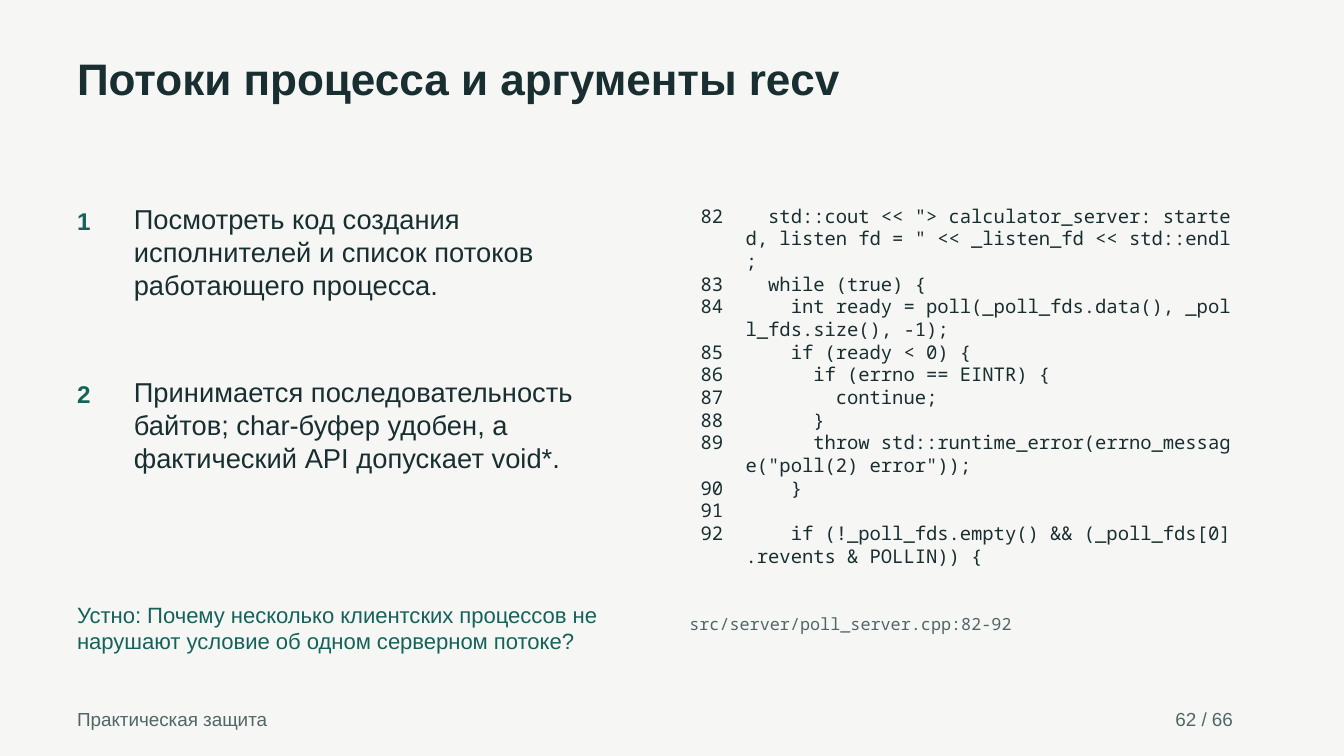
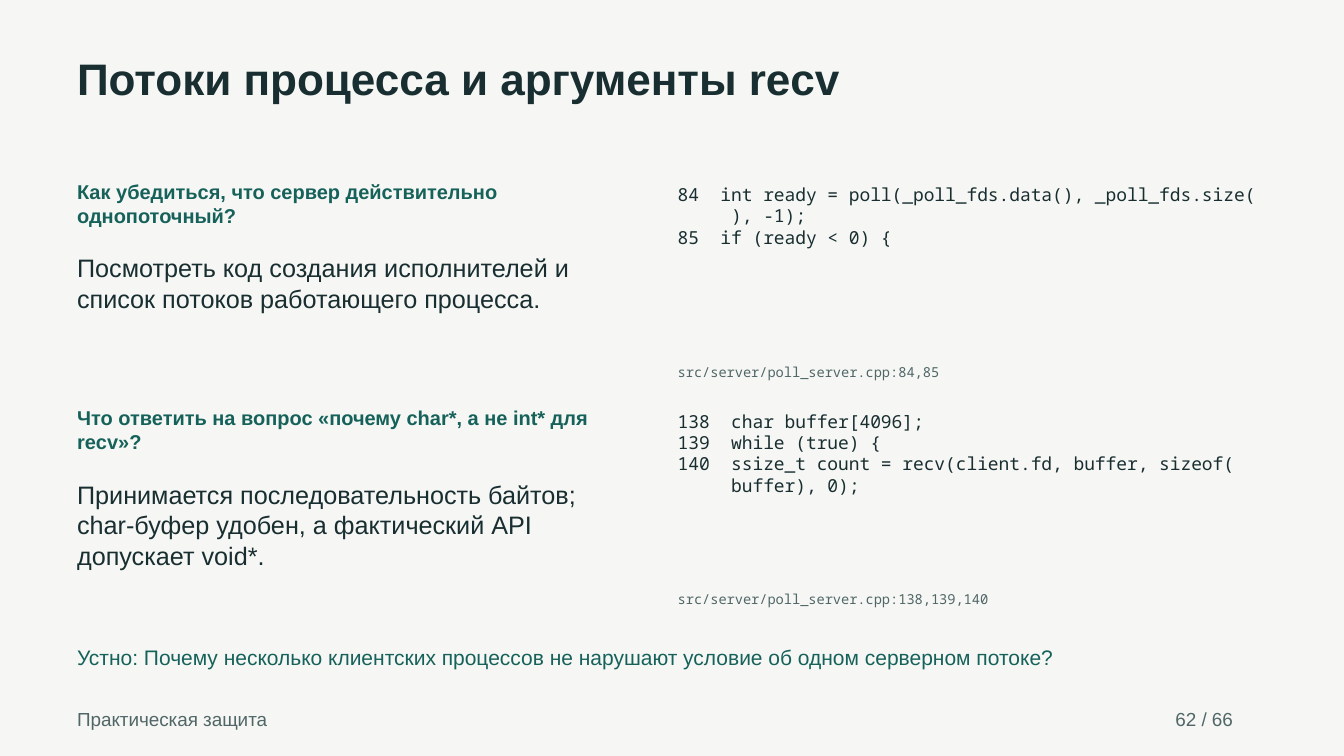
Before and after one commit to AlexUner/alexey-tcp-defense, a slide deck: slide 62 of presentation.pptx. Drawn at 1344x756 pixels with LibreOffice and Linux fonts; fonts in the diff are those of the drawing. Boxes give left, top, right and bottom in pixels: in the first picture for what was removed or moved away, otherwise in the second. Text is boxed around its words. In the diff, an @@ line names an element or a change of style, - is before the commit and + after.

```diff
--- a/presentation.pptx
+++ b/presentation.pptx
@@ text added at [77,184,498,227], 14.2 pt, text #16625A, bold @@
+Как убедиться, что сервер действительно однопоточный?
@@ text added at [678,187,1256,249], 12.8 pt, text #182E30 @@
+84 int ready = poll(_poll_fds.data(), _poll_fds.size(
+), -1);
+85 if (ready < 0) {
@@ text removed at [701,208,1231,566] @@
-82 std::cout << "> calculator_server: starte
-d, listen fd = " << _listen_fd << std::endl
-;
-83 while (true) {
-84 int ready = poll(_poll_fds.data(), _pol
-l_fds.size(), -1);
-85 if (ready < 0) {
-86 if (errno == EINTR) {
-87 continue;
-88 }
-89 throw std::runtime_error(errno_messag
-e("poll(2) error"));
-90 }
-91
-92 if (!_poll_fds.empty() && (_poll_fds[0]
-.revents & POLLIN)) {
@@ text removed at [77,213,90,230] @@
-1
@@ text "Посмотреть код создания исполнителей и ...": place and size @@
-text "Посмотреть код создания исполнителей и ..." at [134,210,533,300]
+text "Посмотреть код создания исполнителей и ..." at [77,258,569,313]
@@ text "Посмотреть код создания исполнителей и ..." at [77,258,569,313]: size 19.5 to 18 pt @@
@@ text removed at [77,386,90,403] @@
-2
@@ text added at [678,366,940,381], 9.8 pt, text #506667 @@
+src/server/poll_server.cpp:84,85
@@ text added at [77,410,588,450], 14.2 pt, text #16625A, bold @@
+Что ответить на вопрос «почему char*, а не int* для recv»?
@@ text added at [678,414,1234,495], 12.8 pt, text #182E30 @@
+138 char buffer[4096];
+139 while (true) {
+140 ssize_t count = recv(client.fd, buffer, sizeof(
+buffer), 0);
@@ text "Принимается последовательность байтов; char-буфер удобен, ..." at [77,485,576,570]: size 19.5 to 18 pt @@
@@ text "Принимается последовательность байтов; char-буфер удобен, ...": place and size @@
-text "Принимается последовательность байтов; char-буфер удобен, ..." at [134,383,573,473]
+text "Принимается последовательность байтов; char-буфер удобен, ..." at [77,485,576,570]
@@ text at [678,593,989,608]: text changed; size 12 to 9.8 pt @@
-src/server/poll_server.cpp:82-92
+src/server/poll_server.cpp:138,139,140
@@ text "Устно: Почему несколько клиентских процессов ...": place and size @@
-text "Устно: Почему несколько клиентских процессов ..." at [77,607,597,654]
+text "Устно: Почему несколько клиентских процессов ..." at [77,649,1052,669]
@@ text "Устно: Почему несколько клиентских процессов ..." at [77,649,1052,669]: size 15.8 to 15 pt @@
```
Also in this commit, not shown: 54 other slides changed, 9 slides added, 9 slides removed, 2 other files.
